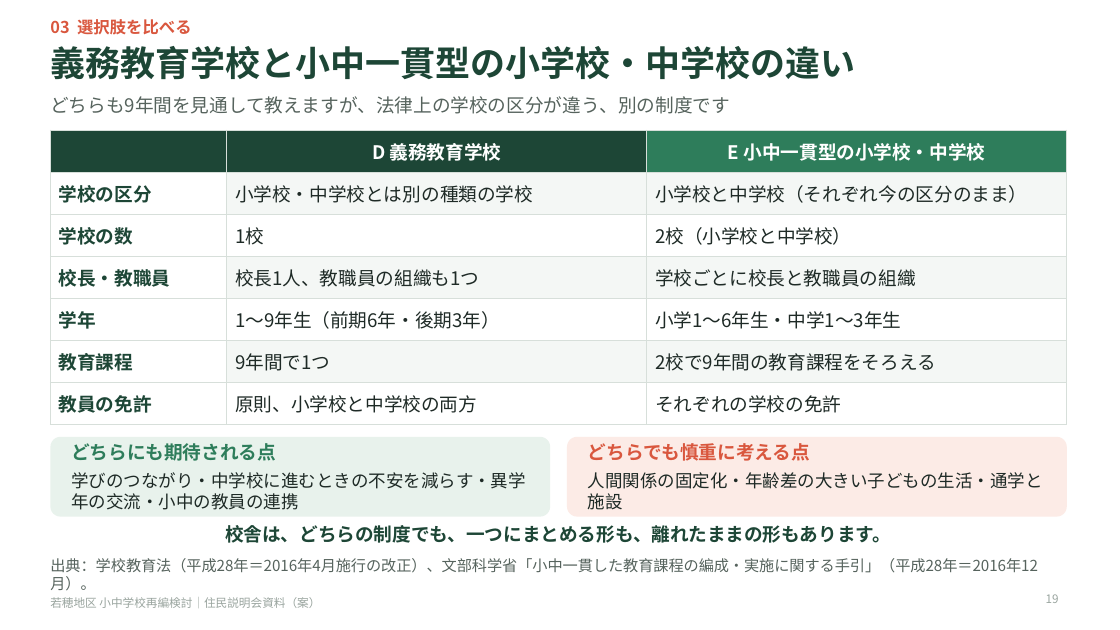
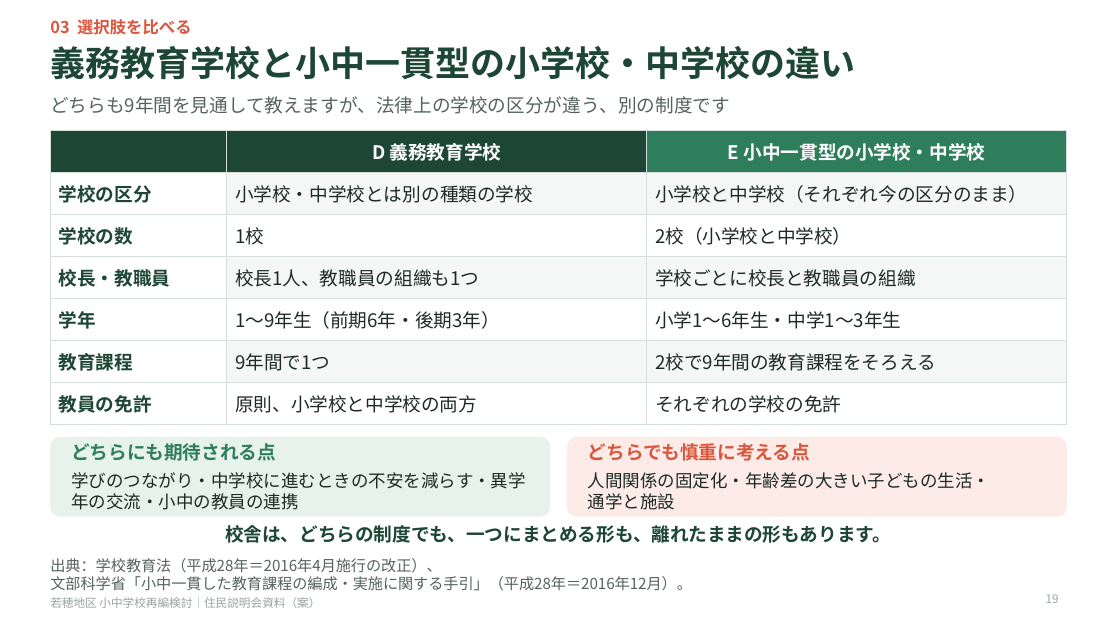
Before and after one commit to Masaki12008/GS, a slide deck: slide 19 of output/若穂地区_住民説明会資料.pptx. Drawn at 1120x630 pixels with LibreOffice and Linux fonts; fonts in the diff are those of the drawing. Boxes give left, top, right and bottom in pixels: in the first picture for what was removed or moved away, otherwise in the second. Text is boxed around its words. In the diff, an @@ line names an element or a change of style, - is before the commit and + after.

```diff
--- a/output/若穂地区_住民説明会資料.pptx
+++ b/output/若穂地区_住民説明会資料.pptx
@@ text at <box>588,472,990,510</box>: text changed @@
-人間関係の固定化・年齢差の大きい子どもの生活・通学と施設
+人間関係の固定化・年齢差の大きい子どもの生活・
+通学と施設
@@ text at <box>50,558,692,591</box>: text changed @@
-出典：学校教育法（平成28年＝2016年4月施行の改正）、文部科学省「小中一貫した教育課程の編成・実施に関する手引」（平成28年＝2016年12月）。
+出典：学校教育法（平成28年＝2016年4月施行の改正）、
+文部科学省「小中一貫した教育課程の編成・実施に関する手引」（平成28年＝2016年12月）。
```
Also in this commit, not shown: 16 other slides changed, 6 other files.
